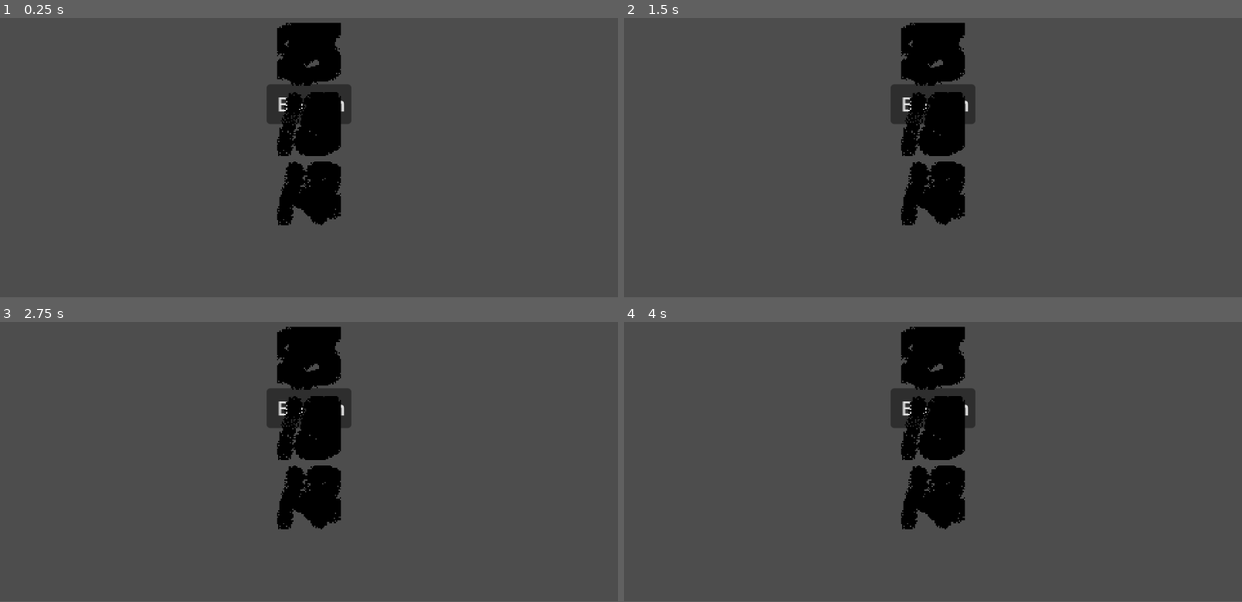
Above: before the commit, frames 1-4 (two rows, left to right).
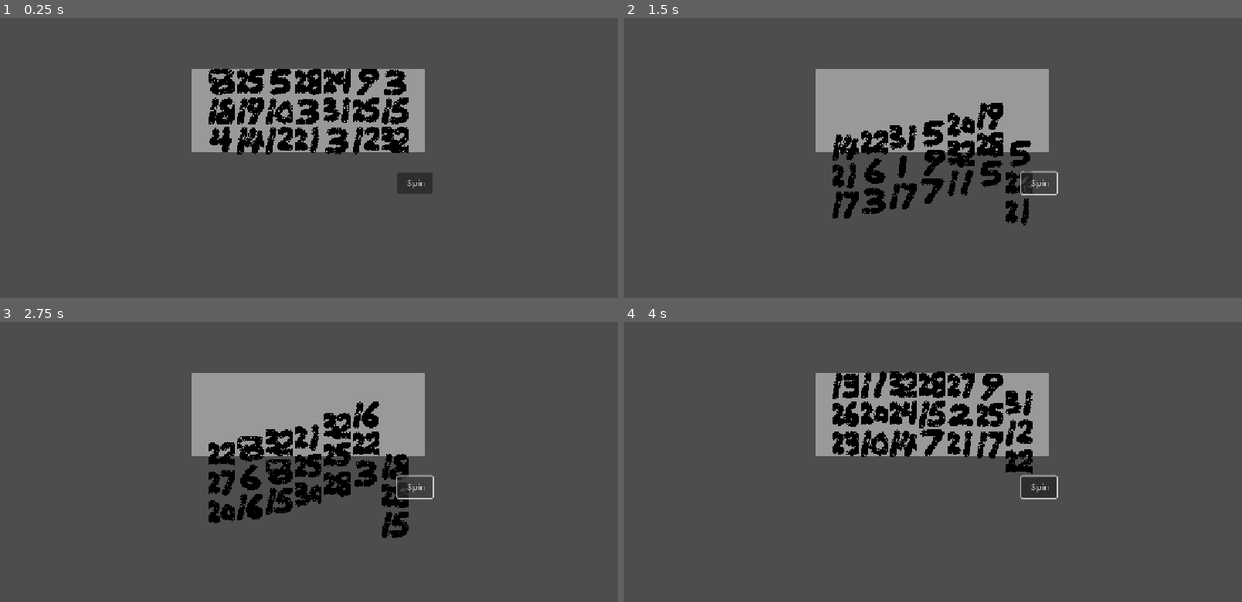
Above: after the commit, the same moments.

Repository: minwyy/sat-lot
Game: Godot game, scene res://scenes/SpinDemo.tscn
Two runs of this game, one before a commit and one after it. Both use one fixed random seed, a clock stepped at 60 frames per second and the inputs below. This scene is started directly instead of the project's main scene.
Inputs (mouse positions are in pixels of both pictures, inside the frame that each line leads up to):
- Up to frame 1 (0.25 s): no input
- Up to frame 2 (1.5 s): click "Button" (after the commit: "Spin") at 0.5 s; click "Button" (after the commit: "Spin") at 1.25 s
- Up to frame 3 (2.75 s): click "Button" (after the commit: "Spin") at 2 s
- Up to frame 4 (4 s): move the mouse to (1068, 411) at 2.77 s; press the mouse at (1068, 411) at 2.78 s; move the mouse to (809, 445) at 3.52 s; release the mouse at (809, 445) at 3.53 s; click (809, 445) at 3.6 s
In our replay, the window is 800x449 before the commit and 800x450 after it. These sizes can differ from the game's own. Grey fills any space a smaller window leaves; there, only what the larger window draws over its background counts as a difference.

The runs differ from the first frame. In frame 1, 14% of the frame differs, in the area x 31-70%, y 1-75%; in frame 2, 16%; in frame 3, 16%, in the area x 31-71%, y 1-78%; in frame 4, 14%.

Commit message:
behaviour normally

Diff:
--- a/Reel.gd
+++ b/Reel.gd
@@ -1,4 +1,4 @@
-extends Node2D
+extends Control
 
 var symbol_scene = preload("res://scenes/Symbol.tscn")
 @onready var symbols_container = $SymbolsContainer
@@ -12,26 +12,29 @@
 
 #@onready var tween = $Tween
 
-func spin(numbers_inventory_data):
+func spin(numbers_inventory_data, reel_number, used_numbers):
 	# 1. Create a new Tween
 	var tween = create_tween()
 
 	# 2. Set up spin properties
-	var spin_duration = 1.0  # Total duration of the spin
+	var spin_duration = 1.2  # Total duration of the spin
 	var blur_reps = 5      # How many times the reel will loop to create a blur effect
 	var symbol_height = symbols_container.get_child(0).get_size().y
 	var reel_height = symbol_height * symbols_container.get_child_count()
-
+	if reel_number == 6:
+		spin_duration = 1.6
+		blur_reps = 6
 	# 3. Animate the blur effect
 	# We loop multiple times, moving the container down its full height each time
 	for i in range(blur_reps):
 		tween.tween_property(symbols_container, "position:y", reel_height, spin_duration / blur_reps)
+		tween.tween_callback(func(): randomize_symbols(numbers_inventory_data, [])) # Change symbols before the final spin
 		tween.tween_callback(func(): symbols_container.position.y = 0) # Reset position instantly for the next loop
 
 	# 4. Animate the final stop
 	# After the blur, we do one final spin that lands on the result
-	tween.tween_callback(func(): randomize_symbols(numbers_inventory_data)) # Change symbols before the final spin
-	tween.tween_property(symbols_container, "position:y", reel_height, spin_duration).from(0).set_trans(Tween.TRANS_ELASTIC).set_ease(Tween.EASE_OUT)
+	tween.tween_callback(func(): randomize_symbols(numbers_inventory_data, used_numbers)) # Change symbols before the final spin
+	tween.tween_property(symbols_container, "position:y", 0, spin_duration).from(-reel_height/1.5).set_trans(Tween.TRANS_ELASTIC).set_ease(Tween.EASE_OUT)
 
 	# 5. Wait for the tween to finish and emit the signal
 	await tween.finished
@@ -39,12 +42,31 @@
 	# Reset position after the final spin
 	symbols_container.position.y = 0
 
+	used_numbers = []
 	emit_signal("stopped")
 
-func randomize_symbols(numbers_inventory_data):
+func randomize_symbols(numbers_inventory_data, used_numbers):
 	#print(numbers_inventory_data[0].item_name)
 	print("generating new numbers")
 	for symbol in symbols_container.get_children():
-		var random_symbol = numbers_inventory_data[randi() % numbers_inventory_data.size()]
+		#var random_symbol = numbers_inventory_data[randi() % numbers_inventory_data.size()]
+		var random_symbol = get_random_element_not_in_other_array(numbers_inventory_data, used_numbers)
 		symbol.texture = random_symbol.item_texture
-		print(random_symbol.item_name)
+		used_numbers.append(random_symbol)
+		print("herehere0 "+str(used_numbers.size()))
+		#print(random_symbol.item_name)
+
+func get_random_element_not_in_other_array(source_array: Array, exclusion_array: Array):
+	# Create a temporary array of elements from source_array that are NOT in exclusion_array
+	var valid_elements = []
+	for element in source_array:
+		if not exclusion_array.has(element):
+			valid_elements.append(element)
+
+	# Check if there are any valid elements left
+	if valid_elements.is_empty():
+		return null # No unique elements found
+
+	# Pick a random element from the filtered list
+	var random_index = randi() % valid_elements.size()
+	return valid_elements[random_index]
--- a/SpinDemo.gd
+++ b/SpinDemo.gd
@@ -1,17 +1,19 @@
 extends Control
 
-const NUM_REELS = 3
+const NUM_REELS = 7
 const NUM_SYMBOLS_PER_REEL = 3
 
 var reel_scene = preload("res://scenes/Reel.tscn")
 var numbers_inventory = preload("res://NumbersInventory1.tres")
 
 
-@onready var reels_container = $ReelsContainer
-@onready var spin_button = $SpinButton
+#@onready var reels_container = $ReelsContainer
+#@onready var spin_button = $SpinButton
 
 func _ready() -> void:
+	%SpinButton.pressed.connect(start_spin_process)
 	randomize()
+	#reels_container.
 	#Load the number inventory
 	for filePath in DirAccess.get_files_at("res://resources/"):
 		if filePath.get_extension() == "tres":
@@ -20,14 +22,20 @@
 
 	for i in range(NUM_REELS):
 		var new_reel = reel_scene.instantiate()
-		reels_container.add_child(new_reel)
+		#new_reel.set_h_size_flags(Control.SIZE_EXPAND_FILL)
+		%ReelsContainer.add_child(new_reel)
 		new_reel.populate_reel(numbers_inventory.number_data, NUM_SYMBOLS_PER_REEL)
-	spin_button.pressed.connect(start_spin_process)
+
 
 #func connect_signals() -> void:
 	#GlobalSignals.SpinButtonPressed.connect(start_spin_process);
 
 func start_spin_process() -> void:
 	print("button pressed")
-	for reel in reels_container.get_children():
-		reel.spin(numbers_inventory.number_data)
+	var i = 0
+	var used_numbers : Array[Number]
+	for reel in %ReelsContainer.get_children():
+		await get_tree().create_timer(i * 0.005).timeout # Wait for 1 second
+		reel.spin(numbers_inventory.number_data, i, used_numbers)
+		i = i + 1
+	used_numbers = []
--- a/project.godot
+++ b/project.godot
@@ -21,8 +21,6 @@
 
 [display]
 
-window/size/viewport_width=480
-window/size/viewport_height=270
 window/size/window_width_override=1920
 window/size/window_height_override=1080
 window/stretch/mode="canvas_items"
--- a/scenes/Reel.tscn
+++ b/scenes/Reel.tscn
@@ -2,19 +2,24 @@
 
 [ext_resource type="Script" uid="uid://dcybhqyit06ts" path="res://Reel.gd" id="1_tlb7y"]
 
-[node name="Reel" type="Node2D"]
-script = ExtResource("1_tlb7y")
-
-[node name="SymbolsContainer" type="VBoxContainer" parent="."]
-unique_name_in_owner = true
+[node name="Reel" type="Control"]
+custom_minimum_size = Vector2(50, 50)
+layout_mode = 3
 anchors_preset = 8
 anchor_left = 0.5
 anchor_top = 0.5
 anchor_right = 0.5
 anchor_bottom = 0.5
-offset_left = -20.0
-offset_top = -20.0
-offset_right = 20.0
-offset_bottom = 20.0
+offset_left = -25.0
+offset_top = -25.0
+offset_right = 25.0
+offset_bottom = 25.0
 grow_horizontal = 2
 grow_vertical = 2
+script = ExtResource("1_tlb7y")
+
+[node name="SymbolsContainer" type="VBoxContainer" parent="."]
+unique_name_in_owner = true
+layout_mode = 0
+offset_right = 40.0
+offset_bottom = 40.0
--- a/scenes/SpinDemo.tscn
+++ b/scenes/SpinDemo.tscn
@@ -1,6 +1,8 @@
-[gd_scene load_steps=3 format=3 uid="uid://cj2wlautlqoa2"]
+[gd_scene load_steps=4 format=3 uid="uid://cj2wlautlqoa2"]
 
 [ext_resource type="Script" uid="uid://cxr4frkr5wqc1" path="res://SpinDemo.gd" id="1_x7ani"]
+
+[sub_resource type="StyleBoxFlat" id="StyleBoxFlat_x7ani"]
 
 [sub_resource type="ViewportTexture" id="ViewportTexture_e1ar6"]
 
@@ -13,31 +15,32 @@
 anchor_bottom = 0.5
 grow_horizontal = 2
 grow_vertical = 2
+script = ExtResource("1_x7ani")
+
+[node name="Panel" type="PanelContainer" parent="."]
+layout_mode = 1
+offset_left = -220.0
+offset_top = -104.0
+offset_right = 216.0
+offset_bottom = 51.0
+theme_override_styles/panel = SubResource("StyleBoxFlat_x7ani")
+
+[node name="ReelsContainer" type="HBoxContainer" parent="Panel"]
+unique_name_in_owner = true
+layout_mode = 2
 size_flags_horizontal = 4
-script = ExtResource("1_x7ani")
+size_flags_vertical = 0
+alignment = 1
 
 [node name="SpinButton" type="Button" parent="."]
 unique_name_in_owner = true
-layout_mode = 1
-anchors_preset = 7
-anchor_left = 0.5
-anchor_top = 1.0
-anchor_right = 0.5
-anchor_bottom = 1.0
-offset_left = -33.0
-offset_top = -31.0
-offset_right = 33.0
+z_index = 1
+layout_mode = 2
+offset_left = 164.0
+offset_top = 89.0
+offset_right = 230.0
+offset_bottom = 129.0
 grow_horizontal = 2
 grow_vertical = 0
-text = "Button"
+text = "Spin"
 icon = SubResource("ViewportTexture_e1ar6")
-
-[node name="ReelsContainer" type="HBoxContainer" parent="."]
-unique_name_in_owner = true
-layout_mode = 1
-anchors_preset = 5
-anchor_left = 0.5
-anchor_right = 0.5
-grow_horizontal = 2
-size_flags_horizontal = 4
-size_flags_vertical = 4
